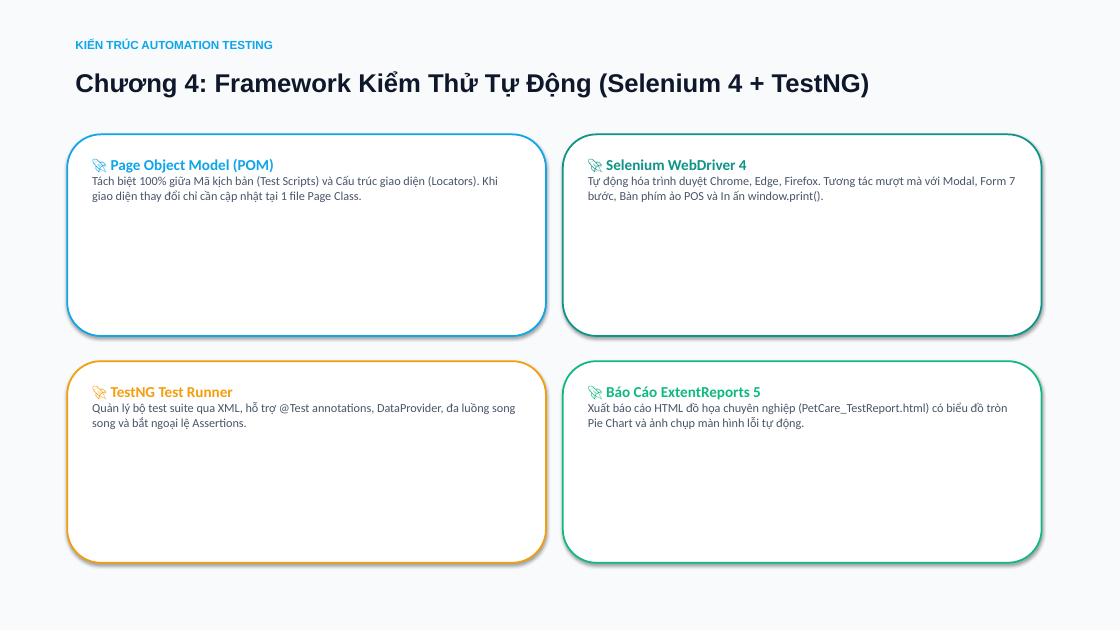
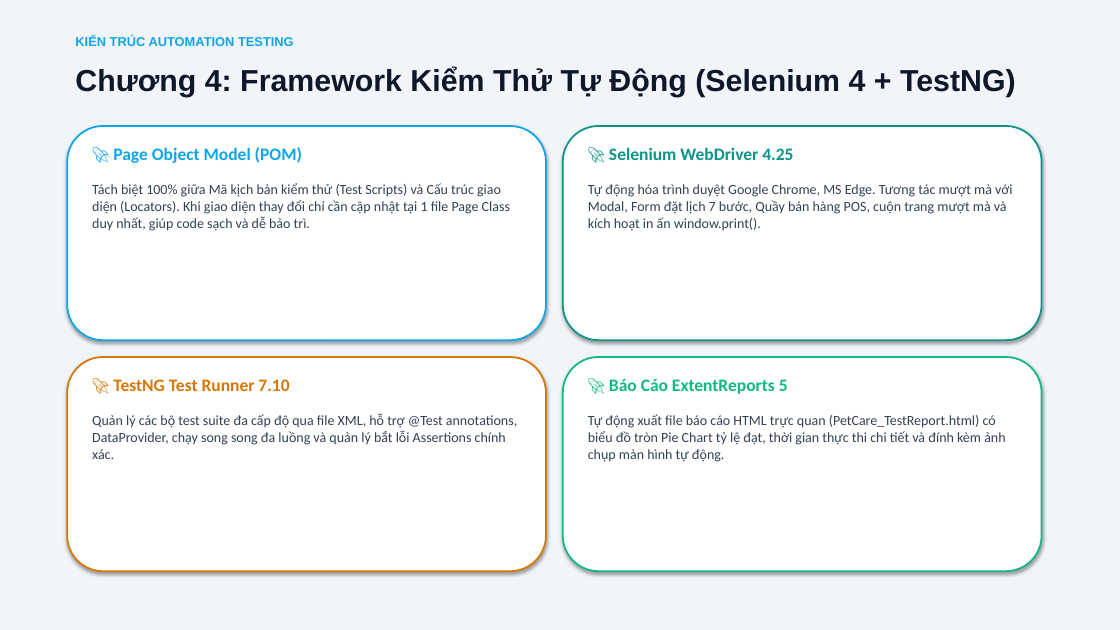
Before and after one commit to xuanmanh398/KiemThuPhanMem, a slide deck: slide 9 of BaoCao/Slide_BaoCao_DeTai4_Nhom9.pptx. Drawn at 1120x630 pixels with LibreOffice and Linux fonts; fonts in the diff are those of the drawing. Boxes give left, top, right and bottom in pixels: in the first picture for what was removed or moved away, otherwise in the second. Text is boxed around its words. In the diff, an @@ line names an element or a change of style, - is before the commit and + after.

Commit message:
fix(slides): optimize font sizes and card layouts for balanced presentation

```diff
--- a/BaoCao/Slide_BaoCao_DeTai4_Nhom9.pptx
+++ b/BaoCao/Slide_BaoCao_DeTai4_Nhom9.pptx
@@ rectangle at [0,0,1120,630]: fill #F8FAFC to #F1F5F9; outline #F8FAFC 0.75 pt to none @@
@@ text "KIẾN TRÚC AUTOMATION TESTING" at [75,36,294,46]: size 10 to 11 pt @@
@@ text "Chương 4: Framework Kiểm Thử ..." at [75,67,1016,97]: size 22 to 26 pt @@
@@ rounded rectangle: place and size @@
-rounded rectangle at [67,134,546,336]
+rounded rectangle at [67,126,546,340]
@@ text "🚀 Page Object Model (POM)": place and size @@
-text "🚀 Page Object Model (POM)" at [92,159,498,202]
+text "🚀 Page Object Model (POM)" at [92,147,510,231]
@@ text at [113,147,302,163]: size 13 to 15 pt in "🚀 Page Object Model (POM)" @@
@@ rounded rectangle: place and size @@
-rounded rectangle at [563,134,1042,336]
+rounded rectangle at [563,126,1042,340]
@@ text at [588,147,1012,231]: text changed; size 10.5 to 12 pt; text colour #475569 to #334155 @@
-🚀 Selenium WebDriver 4
-Tự động hóa trình duyệt Chrome, Edge, Firefox. Tương tác mượt mà với Modal, Form 7 bước, Bàn phím ảo POS và In ấn window.print().
+🚀 Selenium WebDriver 4.25
+Tự động hóa trình duyệt Google Chrome, MS Edge. Tương tác mượt mà với Modal, Form đặt lịch 7 bước, Quầy bán hàng POS, cuộn trang mượt mà và kích hoạt in ấn window.print().
@@ text at [92,183,510,231]: text changed; size 10.5 to 12 pt; text colour #475569 to #334155 @@
-Tách biệt 100% giữa Mã kịch bản (Test Scripts) và Cấu trúc giao diện (Locators). Khi giao diện thay đổi chỉ cần cập nhật tại 1 file Page Class.
+Tách biệt 100% giữa Mã kịch bản kiểm thử (Test Scripts) và Cấu trúc giao diện (Locators). Khi giao diện thay đổi chỉ cần cập nhật tại 1 file Page Class duy nhất, giúp code sạch và dễ bảo trì.
@@ rounded rectangle: place and size @@
-rounded rectangle at [67,361,546,563]
+rounded rectangle at [67,357,546,571]
@@ rounded rectangle at [67,357,546,571]: outline #F59E0B 1.5 pt to #D97706 1.5 pt @@
@@ rounded rectangle: place and size @@
-rounded rectangle at [563,361,1042,563]
+rounded rectangle at [563,357,1042,571]
@@ text at [92,379,517,459]: text changed; size 10.5 to 12 pt; text colour #475569 to #334155 @@
-🚀 TestNG Test Runner
-Quản lý bộ test suite qua XML, hỗ trợ @Test annotations, DataProvider, đa luồng song song và bắt ngoại lệ Assertions.
+🚀 TestNG Test Runner 7.10
+Quản lý các bộ test suite đa cấp độ qua file XML, hỗ trợ @Test annotations, DataProvider, chạy song song đa luồng và quản lý bắt lỗi Assertions chính xác.
@@ text "🚀 Báo Cáo ExtentReports 5": place and size @@
-text "🚀 Báo Cáo ExtentReports 5" at [588,386,1008,429]
+text "🚀 Báo Cáo ExtentReports 5" at [588,379,1005,462]
@@ text at [609,379,788,394]: size 13 to 15 pt in "🚀 Báo Cáo ExtentReports 5" @@
@@ text at [588,414,1005,462]: text changed; size 10.5 to 12 pt; text colour #475569 to #334155 @@
-Xuất báo cáo HTML đồ họa chuyên nghiệp (PetCare_TestReport.html) có biểu đồ tròn Pie Chart và ảnh chụp màn hình lỗi tự động.
+Tự động xuất file báo cáo HTML trực quan (PetCare_TestReport.html) có biểu đồ tròn Pie Chart tỷ lệ đạt, thời gian thực thi chi tiết và đính kèm ảnh chụp màn hình tự động.
```
Also in this commit, not shown: 11 other slides changed.
